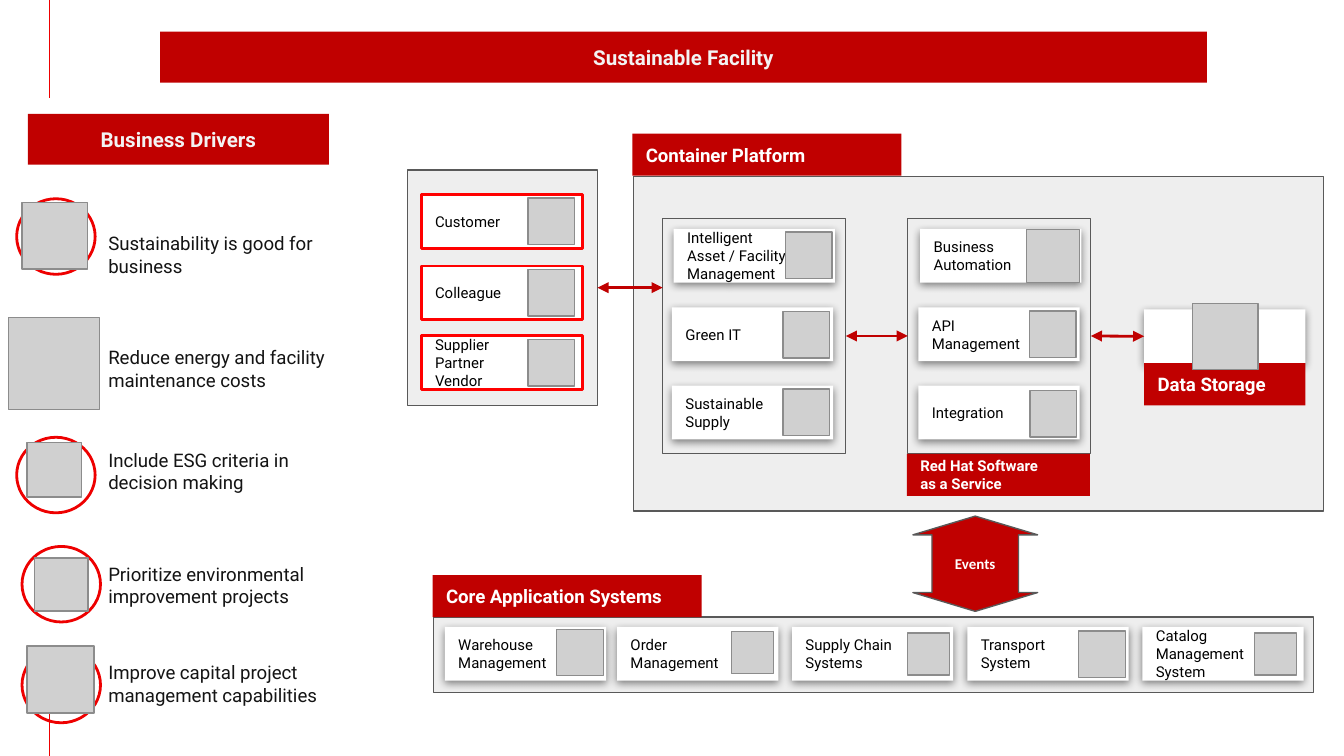
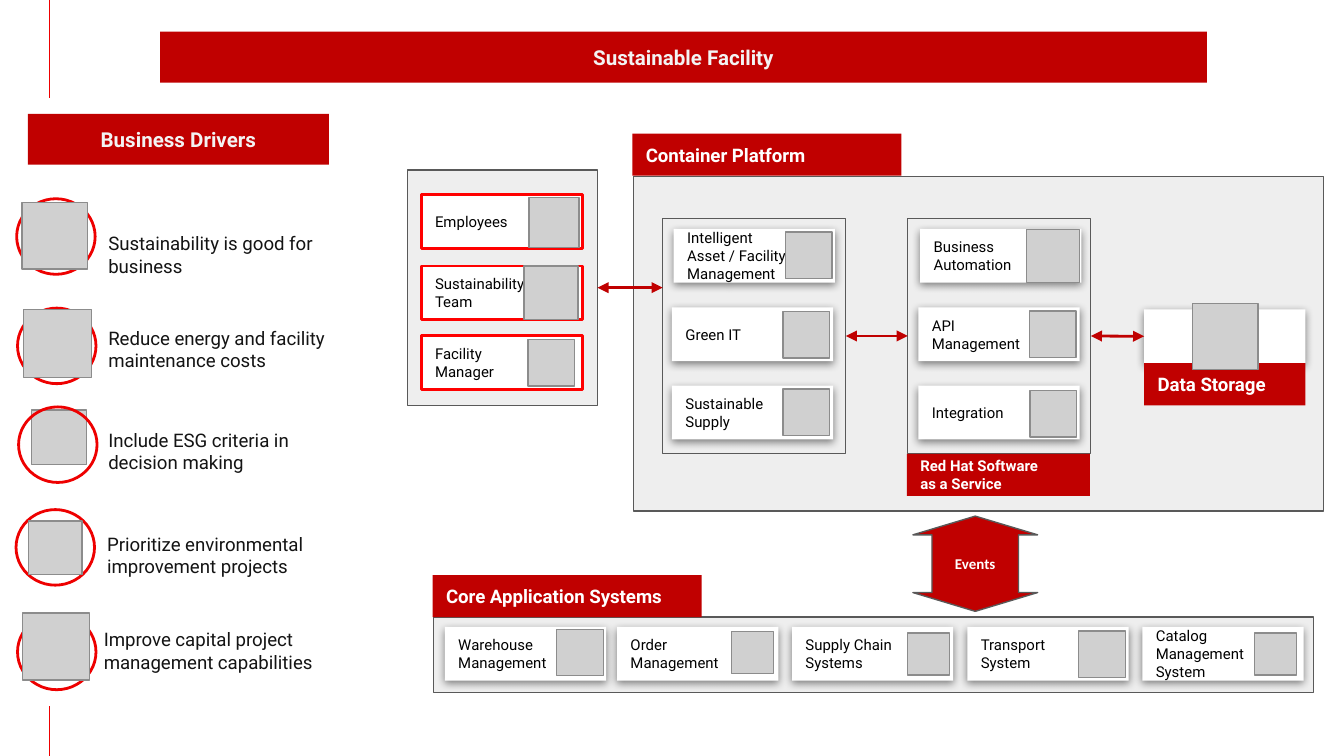
Before and after one commit to brucedkyle/architectures, a slide deck: slide 13 of docs/supplychain/downloads/SupplyChainOptimization.SolutionOverview.pptx. Drawn at 1344x756 pixels with LibreOffice and Linux fonts; fonts in the diff are those of the drawing; grey boxes stand for pictures; background and template pictures are left out. Boxes give left, top, right and bottom in pixels: in the first picture for what was removed or moved away, otherwise in the second. Text is boxed around its words. In the diff, an @@ line names an element or a change of style, - is before the commit and + after.

```diff
--- a/docs/supplychain/downloads/SupplyChainOptimization.SolutionOverview.pptx
+++ b/docs/supplychain/downloads/SupplyChainOptimization.SolutionOverview.pptx
@@ picture: place and size @@
-picture at [528, 198, 575, 245]
+picture at [530, 198, 579, 247]
@@ text in rectangle at [435, 215, 508, 230]: text changed @@
-Customer
+Employees
@@ picture: place and size @@
-picture at [528, 270, 575, 317]
+picture at [524, 266, 578, 320]
@@ text "Reduce energy and facility maintenance ...": place and size @@
-text "Reduce energy and facility maintenance ..." at [108, 350, 325, 387]
+text "Reduce energy and facility maintenance ..." at [108, 331, 325, 367]
@@ text in rectangle at [435, 276, 524, 307]: text changed @@
-Colleague
+Sustainability
+Team
@@ picture removed at [8, 317, 99, 409] @@
@@ ellipse: place and size @@
-ellipse at [16, 437, 94, 512]
+ellipse at [17, 308, 95, 383]
@@ picture added at [23, 309, 91, 378] @@
@@ text in rectangle at [435, 347, 494, 380]: text changed @@
-Supplier
-Partner
-Vendor
+Facility
+Manager
@@ ellipse added at [19, 407, 97, 482], outline #EE0000 1.5 pt @@
@@ picture: place and size @@
-picture at [27, 442, 82, 497]
+picture at [32, 410, 87, 465]
@@ text "Include ESG criteria in decision ...": place and size @@
-text "Include ESG criteria in decision ..." at [108, 453, 289, 493]
+text "Include ESG criteria in decision ..." at [108, 433, 289, 473]
@@ ellipse: place and size @@
-ellipse at [22, 547, 99, 622]
+ellipse at [16, 509, 94, 585]
@@ text "Prioritize environmental improvement projects": place and size @@
-text "Prioritize environmental improvement projects" at [108, 567, 304, 607]
+text "Prioritize environmental improvement projects" at [107, 537, 303, 577]
@@ 2 pictures, 1 text, 1 ellipse: place and size @@
-2 pictures, 1 text, 1 ellipse at [22, 558, 316, 723]
+2 pictures, 1 text, 1 ellipse at [17, 521, 312, 689]
```
Also in this commit, not shown: 3 other slides changed, 13 other files.
